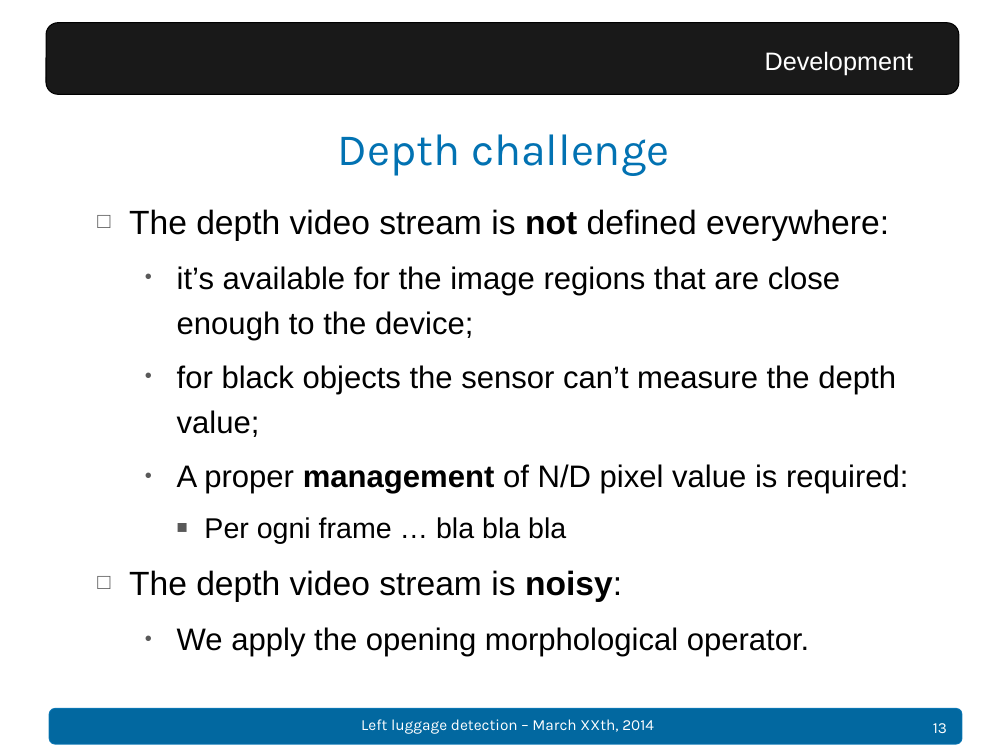
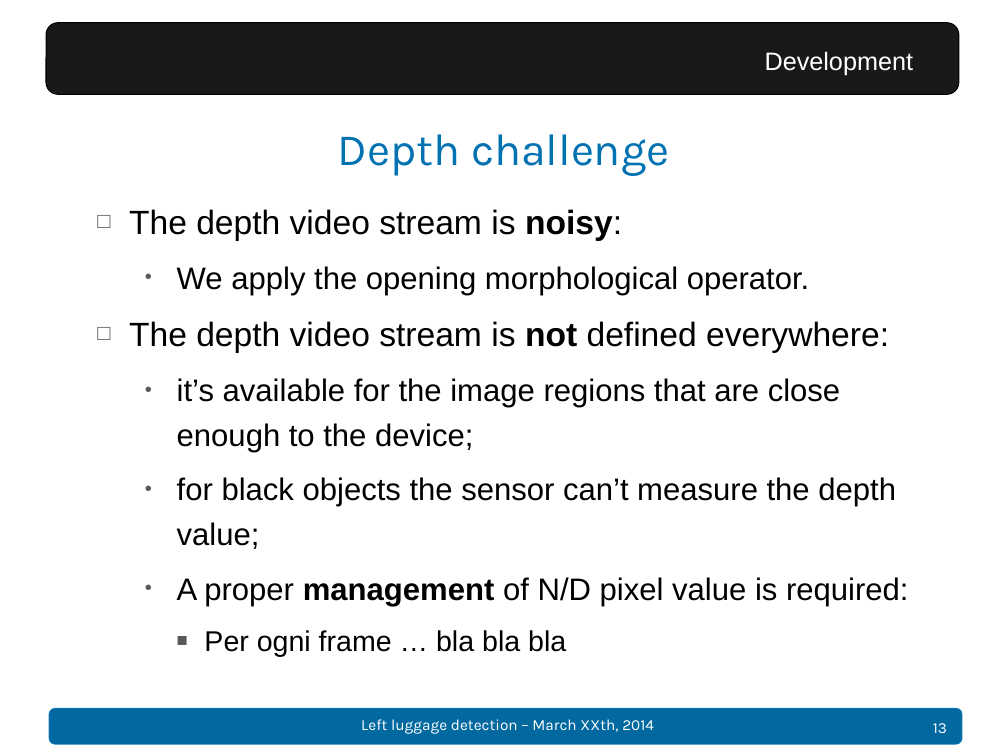
Before and after one commit to Dining-Engineers/left-luggage-detection, a slide deck: slide 13 of docs/Presentation - Left luggage detection.pptx. Drawn at 1008x756 pixels with LibreOffice and Linux fonts; fonts in the diff are those of the drawing; background and template pictures are left out. Boxes give left, top, right and bottom in pixels: in the first picture for what was removed or moved away, otherwise in the second. Text is boxed around its words. In the diff, an @@ line names an element or a change of style, - is before the commit and + after.

Commit message:
presentation

```diff
--- a/docs/Presentation - Left luggage detection.pptx
+++ b/docs/Presentation - Left luggage detection.pptx
@@ text at [129, 209, 809, 295]: paragraphs added @@
+□ The depth video stream is noisy:
+  • We apply the opening morphological operator.
@@ text at [129, 570, 809, 657]: paragraphs removed @@
-□ The depth video stream is noisy:
-  • We apply the opening morphological operator.
```
Also in this commit, not shown: 2 other slides changed, 2 slides added.
